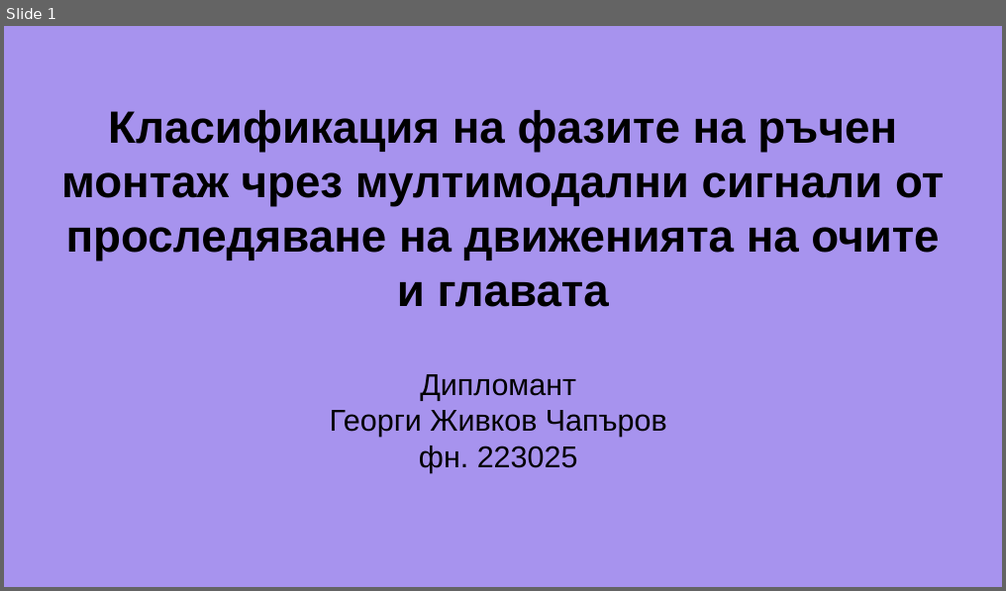
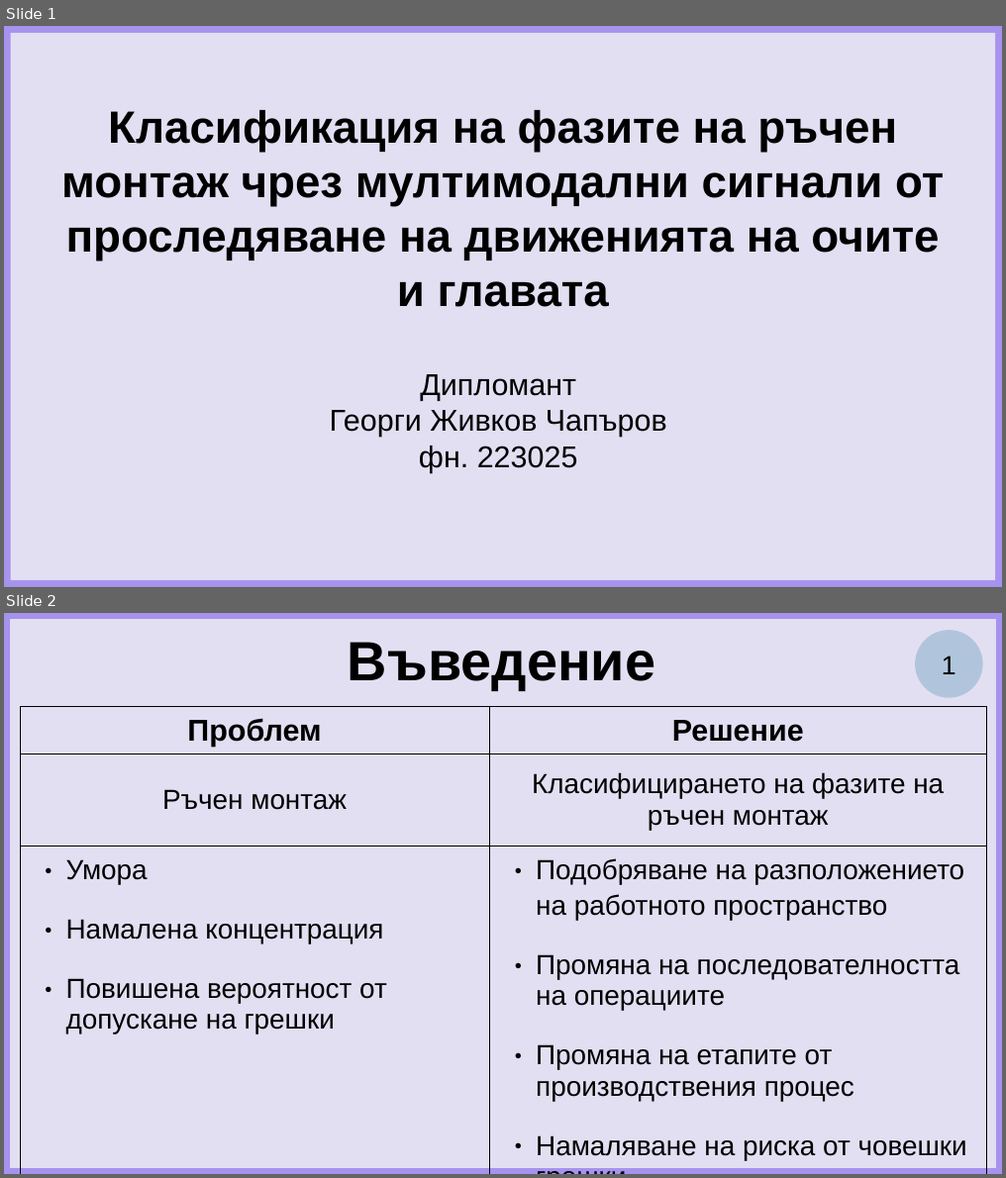
Before and after one commit to GeorgeChaparov/University-Theses, a slide deck: Presentation.odp. Shown one above the other, each under a label of ours: slide 1 before the commit, slides 1 and 2 after it. The pictures are 1006x591 and 1006x1178 pixels, drawn with LibreOffice and Linux fonts; fonts in the diff are those of the drawing. Boxes give left, top, right and bottom in pixels: in the first picture for what was removed or moved away, otherwise in the second. Text is boxed around its words. In the diff, an @@ line names an element or a change of style, - is before the commit and + after.

```diff
--- a/Presentation.odp
+++ b/Presentation.odp
@@ slide 2 added at (4, 613, 1002, 1174), background #A793EE @@
@@ rectangle added at (10, 619, 996, 1167), fill #E3DFF2, outline #E3DFF2 0 pt @@
@@ title added at (348, 642, 655, 690), 44 pt, text #000000, bold @@
+Въведение
@@ ellipse added at (915, 630, 983, 698), fill #B0C5DC, 21 pt, text #000000 @@
+1
@@ table added at (20, 706, 986, 1164), 3 rows, 2 columns @@
+Проблем | Решение
+Ръчен монтаж | Класифицирането на фазите на ръчен монтаж
+Умора / Намалена концентрация / Повишена вероятност от допускане на грешки | Подобряване на разположението на работното пространство / Промяна на последователността на операциите / Промяна на етапите от производствения процес / Намаляване на риска от човешки грешки
@@ slide 1 changed as well @@
@@ rectangle added at (10, 32, 996, 580), fill #E3DFF2 @@
```
Also in this commit, not shown: 8 other slides changed, 15 other slides added, 13 slides removed, 7 other files.
